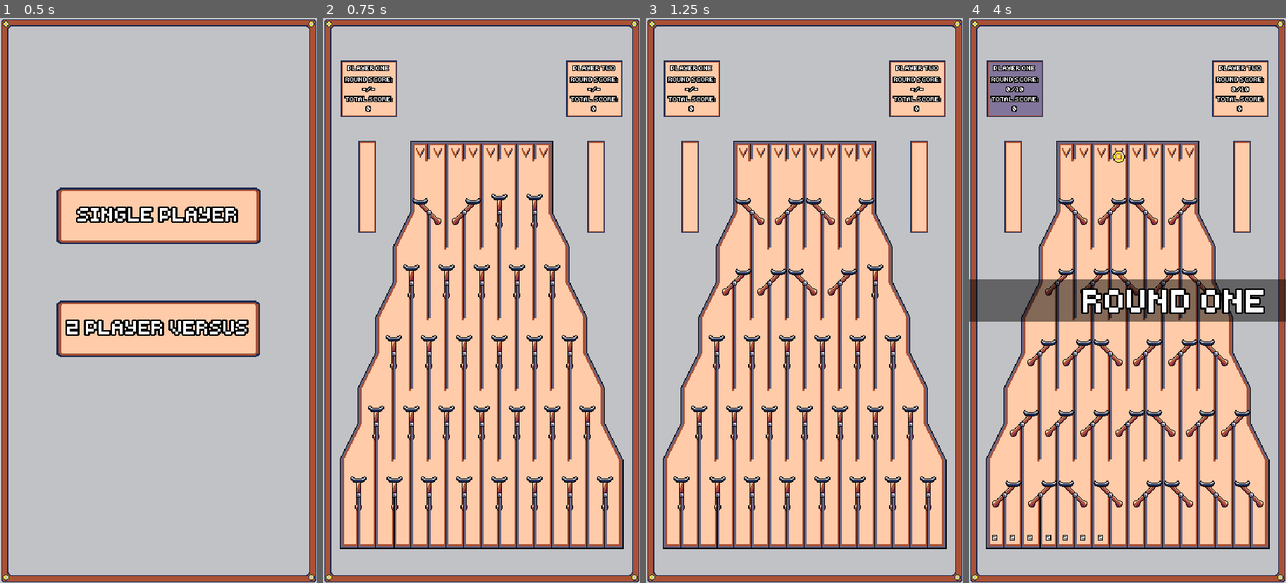
Above: before the commit, frames 1-4 (left to right).
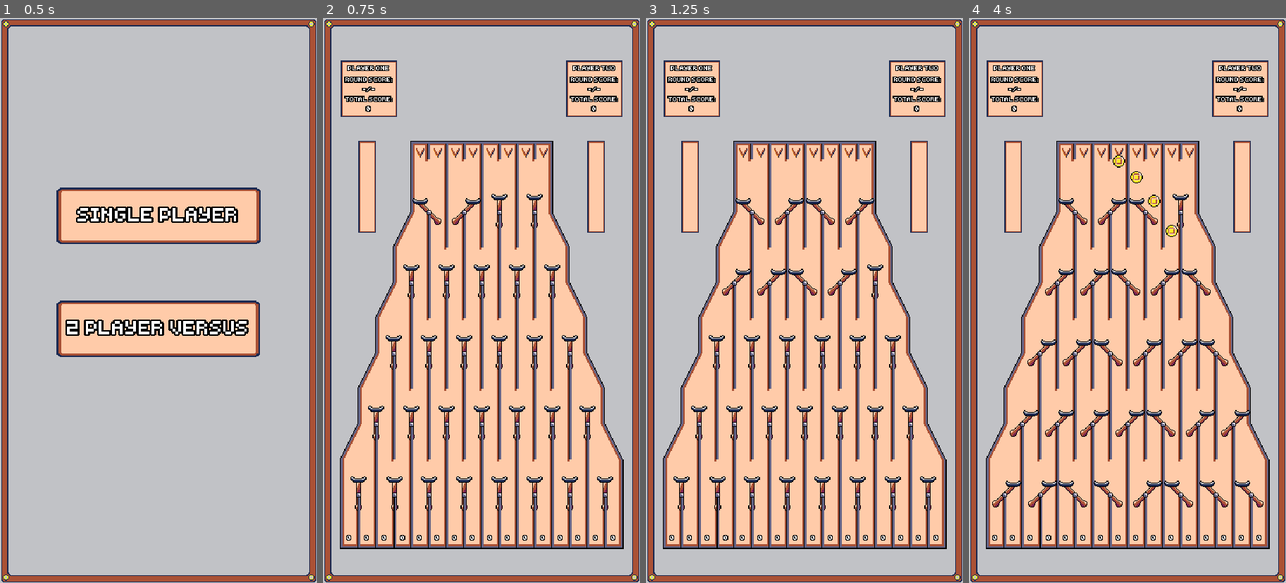
Above: after the commit, the same moments.

Repository: nico-bebop/Coin-Drop
Game: Godot game, scene res://menu/main_menu.tscn
Same seed, same stepped clock (60 frames per second), same inputs: the game is played once before the commit and once after it.
Inputs (mouse positions are in pixels of both pictures, inside the frame that each line leads up to):
- Up to frame 1 (0.5 s): no input
- Up to frame 2 (0.75 s): click "2 PLAYER VERSUS" at 0.5 s
- Up to frame 3 (1.25 s): no input
- Up to frame 4 (4 s): move the mouse to (1067, 153) at 1.27 s; click (1067, 153) at 1.35 s; move the mouse to (1083, 153) at 2.02 s; click (1083, 153) at 2.1 s; move the mouse to (1102, 153) at 2.77 s; click (1102, 153) at 2.85 s; move the mouse to (1117, 153) at 3.52 s; click (1117, 153) at 3.6 s

Frame 1 is identical in both runs. In frame 2, 0.2% of the frame differs, in the area x 7-93%, y 91-93%; in frame 3, 0.2%; in frame 4, 9.0%, in the area x 0-100%, y 7-93%.

Commit message:
Throw random coins at start

Diff:
--- a/board/board.gd
+++ b/board/board.gd
@@ -1,15 +1,29 @@
 extends Node2D
 
 const GameOver = preload("res://board/ui/game_over.tscn")
+
+onready var coins = $Coins
 
 signal board_ready
 
 
 func _ready():
+	randomize()
 	for switch in get_tree().get_nodes_in_group(Globals.GROUP_SWITCHES):
 		switch.set_random_position()
 		yield(switch.get("animation_player"), "animation_finished")
+
+	throw_random_coins()
+	yield(coins, "no_moving_coins")
 	emit_signal("board_ready")
+
+
+func throw_random_coins():
+	var slots = get_tree().get_nodes_in_group(Globals.GROUP_SLOTS)
+	slots.shuffle()
+	for slot in slots.slice(0, slots.size(), 2):
+		slot.spawn_coin()
+		yield(get_tree().create_timer(0.2), "timeout")
 
 
 func _on_TurnSystem_game_over(players):
--- a/board/fixed_parts/score_slot.gd
+++ b/board/fixed_parts/score_slot.gd
@@ -20,7 +20,6 @@
 	var _err
 	_err = connect("add_score", player1, "update_score")
 	_err = connect("add_score", player2, "update_score")
-	set_score(scores[0])
 
 
 func _on_ScoreSlot_body_entered(coin):
--- a/board/fixed_parts/score_slot.tscn
+++ b/board/fixed_parts/score_slot.tscn
@@ -23,50 +23,25 @@
 "update": 0,
 "values": [ Vector2( -5, -2 ) ]
 }
-tracks/1/type = "value"
-tracks/1/path = NodePath(".:visible")
-tracks/1/interp = 1
-tracks/1/loop_wrap = true
-tracks/1/imported = false
-tracks/1/enabled = true
-tracks/1/keys = {
-"times": PoolRealArray( 0 ),
-"transitions": PoolRealArray( 1 ),
-"update": 1,
-"values": [ false ]
-}
 
 [sub_resource type="Animation" id=2]
 resource_name = "ScoreChange"
-length = 0.125
+length = 0.1
 step = 0.025
 tracks/0/type = "value"
-tracks/0/path = NodePath(".:visible")
+tracks/0/path = NodePath("Label:rect_position")
 tracks/0/interp = 1
 tracks/0/loop_wrap = true
 tracks/0/imported = false
 tracks/0/enabled = true
 tracks/0/keys = {
-"times": PoolRealArray( 0, 0.025 ),
-"transitions": PoolRealArray( 1, 1 ),
-"update": 1,
-"values": [ false, true ]
-}
-tracks/1/type = "value"
-tracks/1/path = NodePath("Label:rect_position")
-tracks/1/interp = 1
-tracks/1/loop_wrap = true
-tracks/1/imported = false
-tracks/1/enabled = true
-tracks/1/keys = {
-"times": PoolRealArray( 0, 0.075, 0.125 ),
+"times": PoolRealArray( 0, 0.05, 0.1 ),
 "transitions": PoolRealArray( 1, 1, 1 ),
 "update": 0,
 "values": [ Vector2( -5, -2 ), Vector2( -5, -7 ), Vector2( -5, -2 ) ]
 }
 
 [node name="ScoreSlot" type="Area2D"]
-visible = false
 collision_layer = 0
 collision_mask = 8
 script = ExtResource( 2 )
--- a/board/interactive_parts/slot.gd
+++ b/board/interactive_parts/slot.gd
@@ -11,7 +11,7 @@
 
 
 func _ready():
-	var _err = connect("coin_dropped", get_parent(), "change_slots_state")
+	var _err = connect("coin_dropped", get_parent(), "disable_slots")
 
 
 func _on_Slot_input_event(_viewport, _event, _shape_idx):
@@ -19,19 +19,14 @@
 		if !coin_sprite.visible:
 			coin_sprite.visible = true
 			return
-		get_parent().animation_player.play("RESET")
-		wait_for_coin()
+
+		emit_signal("coin_dropped")
+		yield(coin_sprite, "animation_finished")
+		coin_sprite.visible = false
 		spawn_coin()
 
 
-func wait_for_coin():
-	emit_signal("coin_dropped")
-	yield(coin_sprite, "animation_finished")
-	coin_sprite.visible = false
-
-
 func spawn_coin():
-	yield(coin_sprite, "animation_finished")
 	var coin = Coin.instance()
 	coin.position = global_position
 	coins.add_child(coin)
--- a/board/interactive_parts/slots.gd
+++ b/board/interactive_parts/slots.gd
@@ -12,7 +12,7 @@
 
 
 func _on_TurnSystem_game_over(_players):
-	change_slots_state(false)
+	disable_slots()
 
 
 func enable_slots():
@@ -20,6 +20,11 @@
 	change_slots_state(true)
 
 
-func change_slots_state(value = false):
+func disable_slots():
+	animation_player.play("RESET")
+	change_slots_state(false)
+
+
+func change_slots_state(value):
 	for slot in get_tree().get_nodes_in_group(Globals.GROUP_SLOTS):
 		slot.clickable = value
--- a/board/moving_parts/switch.gd
+++ b/board/moving_parts/switch.gd
@@ -9,7 +9,6 @@
 
 
 func set_random_position():
-	randomize()
 	if randi() % 2 == 0:
 		animation_player.play(FLIP_TO_LEFT)
 	else:
